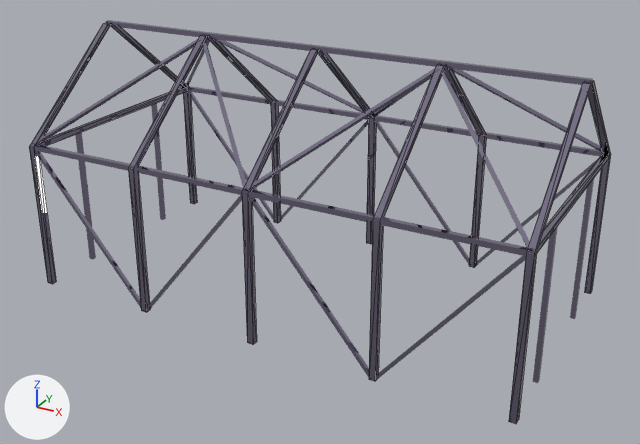
One commit to the glTF model resources/models/greenhouse/greenhouse.gltf: the scene before it, then after it.
One viewpoint serves both versions: a camera (50 mm lens) standing at (31.9, -57.5, 34.7) and looking at (0.9, -1.2, 6.6). Lighting does not change. The marker at lower left points along +X, +Y and +Z. Mesh edges are drawn as thin lines on the coarser meshes. Where no turn or scale is listed for an object, it has been applied to the vertices.

The first picture shows 'a-frame0', 'a-frame1', 'a-frame2', 'a-frame3', 'a-frame4', 'long-side-horizontal', 'lower-cross1', 'short-side-horizontal', 'short-side-verticle', 'top-horizontal', 'upper-cross0', 'upper-cross2'.
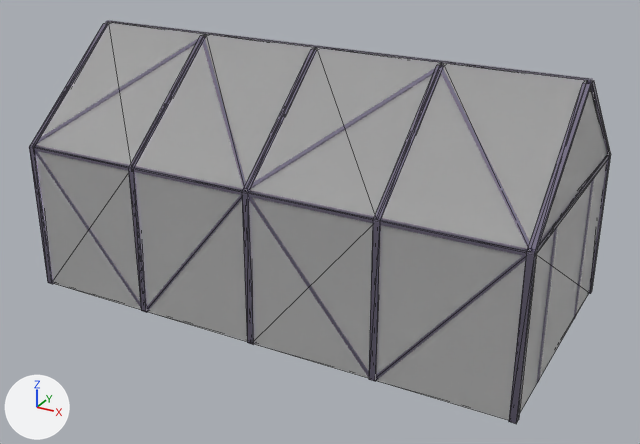
Commit message: add translucent panels to greenhouse

Edits to the bpy script that builds the scene:
```text
Add mat_window:
    mat_window = principled_material('window')
    mat_window.base_color = (0.8, 0.8, 0.8)  # white #e7e7e7
    mat_window.roughness = 0.75
    mat_window.transmission_weight = 0.686
    mat_window.coat_weight = 0.336
    mat_window.coat_roughness = 0.0164
Add me_cube_026:
    me_cube_026.from_pydata(...)  # 16 vertices, 24 faces; spans x -40.1..0.1, y -9.9..9.9, z -3.9..3.9
    me_cube_026.materials.append(mat_window)  # white #e7e7e7
Add me_cube_025:
    me_cube_025.from_pydata(...)  # a box spanning x -0.1..0.1, y -9.9..9.9, z -6.0..6.0; a box spanning x -40.1..-39.9, y -9.9..9.9, z -6.0..6.0
    me_cube_025.materials.append(mat_window)  # white #e7e7e7
Add me_cube_024:
    me_cube_024.from_pydata(...)  # 16 vertices, 24 faces; spans x -5.0..5.0, y -5.0..15.2, z -4.1..4.1
    me_cube_024.materials.append(mat_window)  # white #e7e7e7
Add me_cube_023:
    me_cube_023.from_pydata(...)  # 16 vertices, 24 faces; spans x -5.0..5.0, y -5.0..15.2, z -4.1..4.1
    me_cube_023.materials.append(mat_window)  # white #e7e7e7
Add me_cube_021:
    me_cube_021.from_pydata(...)  # 16 vertices, 24 faces; spans x -5.0..5.0, y -5.0..15.2, z -4.1..4.1
    me_cube_021.materials.append(mat_window)  # white #e7e7e7
Add me_cube_020:
    me_cube_020.from_pydata(...)  # a box spanning x -5.0..5.0, y -0.1..0.1, z -6.0..6.0; a box spanning x -5.0..5.0, y -20.1..-19.9, z -6.0..6.0
    me_cube_020.materials.append(mat_window)  # white #e7e7e7
Add ob_cube_009:
    ob_cube_009 = bpy.data.objects.new('Cube.009', me_cube_026)
    ob_cube_009.location = (20.0, 0.0, 16.0)
Add ob_cube_007:
    ob_cube_007 = bpy.data.objects.new('Cube.007', me_cube_025)
    ob_cube_007.location = (20.0, 0.0, 6.0)
Add ob_cube_006:
    ob_cube_006 = bpy.data.objects.new('Cube.006', me_cube_024)
    ob_cube_006.location = (15.0, -5.09, 16.05)
Add ob_cube_005:
    ob_cube_005 = bpy.data.objects.new('Cube.005', me_cube_023)
    ob_cube_005.location = (5.0, -5.09, 16.05)
Add ob_cube_004:
    ob_cube_004 = bpy.data.objects.new('Cube.004', me_cube_023.copy())
    ob_cube_004.location = (-5.0, -5.09, 16.05)
Add ob_cube_008:
    ob_cube_008 = bpy.data.objects.new('Cube.008', me_cube_021)
    ob_cube_008.location = (-15.0, -5.09, 16.05)
Add ob_cube_003:
    ob_cube_003 = bpy.data.objects.new('Cube.003', me_cube_020)
    ob_cube_003.location = (15.0, 10.0, 6.0)
Add ob_cube_002:
    ob_cube_002 = bpy.data.objects.new('Cube.002', me_cube_020.copy())
    ob_cube_002.location = (5.0, 10.0, 6.0)
Add ob_cube_001:
    ob_cube_001 = bpy.data.objects.new('Cube.001', me_cube_020.copy())
    ob_cube_001.location = (-15.0, 10.0, 6.0)
Add ob_cube:
    ob_cube = bpy.data.objects.new('Cube', me_cube_020.copy())
    ob_cube.location = (-5.0, 10.0, 6.0)
```

Boxes [x1, y1, x2, y2] around the edits, measured in the pictures (640 x 444 px):
'Cube.006', added
    after: [382, 63, 587, 249]
'Cube.003', added
    after: [376, 225, 525, 420]
'Cube.005', added
    after: [250, 47, 441, 216]
'Cube.002', added
    after: [249, 198, 373, 378]
'Cube.004', added
    after: [136, 34, 315, 189]
'Cube', added
    after: [135, 172, 247, 341]
'Cube.008', added
    after: [36, 22, 205, 165]
'Cube.001', added
    after: [36, 152, 141, 310]
'Cube.007', added
    after: [519, 161, 607, 414]
'Cube.009', added
    after: [541, 88, 607, 239]
'top-horizontal', unchanged, covered by the edit
    before: [106, 20, 593, 85]
    after: [106, 20, 593, 83]
'short-side-verticle', unchanged, covered by the edit
    before: [75, 103, 594, 383]
    after: [537, 178, 594, 383]
'short-side-horizontal', unchanged, covered by the edit
    before: [40, 87, 609, 253]
    after: [537, 154, 609, 253]
'lower-cross3', unchanged, covered by the edit
    before: [35, 91, 274, 308]
    after: [35, 151, 141, 308]
